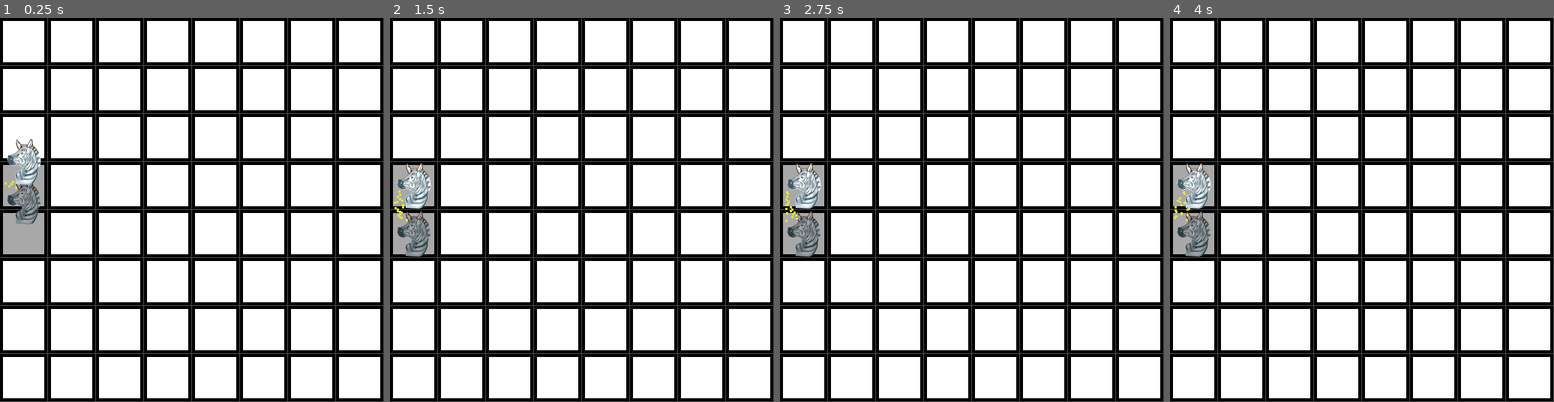
Above: before the commit, frames 1-4 (left to right).
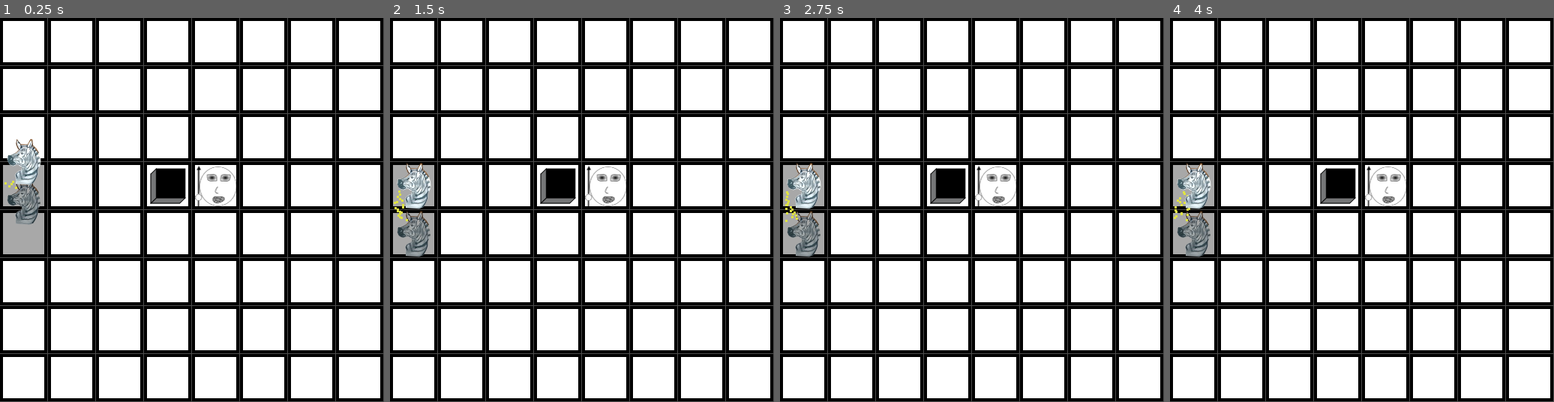
Above: after the commit, the same moments.

Repository: drarbego/caballos-de-ajedrez
Game: Godot game, scene res://Board.tscn
Same seed, same stepped clock (60 frames per second), same inputs: the game is played once before the commit and once after it.
Inputs (mouse positions are in pixels of both pictures, inside the frame that each line leads up to):
- Up to frame 1 (0.25 s): no input
- Up to frame 2 (1.5 s): click (413, 41) at 0.52 s; click (413, 41) at 1.27 s
- Up to frame 3 (2.75 s): click (803, 41) at 2.02 s
- Up to frame 4 (4 s): no input

The runs differ from the first frame. In frame 1, 1.2% of the frame differs, in the area x 39-62%, y 38-50%; in frame 2, 1.2%; in frame 3, 1.2%; in frame 4, 1.2%.

Commit message:
wip add switch and hunter enemy sprites

Diff:
--- a/Board.gd
+++ b/Board.gd
@@ -2,6 +2,8 @@
 
 const Knight = preload("res://Knight.tscn")
 const Tile = preload("res://Tile.tscn")
+const Switch = preload("res://Switch.tscn")
+const Hunter = preload("res://Hunter.tscn")
 
 var board_tiles = Vector2(8, 8)
 
@@ -17,21 +19,7 @@
 			tile.connect("pressed", self, "on_tile_pressed")
 			$Tiles.add_child(tile)
 
-	var tile_black = self.get_tile(Vector2(0, 4))
-	self.black_knight = Knight.instance().init(tile_black, Color.darkgray)
-	$Pieces.add_child(self.black_knight)
-	self.black_knight.set_tile(tile_black)
-	tile_black.set_piece(self.black_knight)
-
-
-	var tile_white = self.get_tile(Vector2(0, 3))
-	self.white_knight = Knight.instance().init(tile_white, Color.white)
-	$Pieces.add_child(self.white_knight)
-	self.white_knight.set_tile(tile_white)
-	tile_white.set_piece(self.white_knight)
-
-	self.current_piece = self.black_knight
-	self.black_knight.set_active(true)
+	self.initialize_board()
 
 func get_tile(pos: Vector2):
 	var tile_name = str(pos.x) + "_" + str(pos.y)
@@ -52,3 +40,28 @@
 	self.current_piece.set_active(false)
 	self.current_piece = self.black_knight if self.current_piece == self.white_knight else self.white_knight
 	self.current_piece.set_active(true)
+
+func initialize_board():
+	var tile_black = self.get_tile(Vector2(0, 4))
+	self.black_knight = Knight.instance().init(tile_black, Color.darkgray)
+	$Pieces.add_child(self.black_knight)
+	self.black_knight.set_tile(tile_black)
+	tile_black.set_piece(self.black_knight)
+
+
+	var tile_white = self.get_tile(Vector2(0, 3))
+	self.white_knight = Knight.instance().init(tile_white, Color.white)
+	$Pieces.add_child(self.white_knight)
+	self.white_knight.set_tile(tile_white)
+	tile_white.set_piece(self.white_knight)
+
+	self.current_piece = self.black_knight
+	self.black_knight.set_active(true)
+
+	var tile = self.get_tile(Vector2(3, 3))
+	var switch = Switch.instance()
+	tile.set_content(switch)
+
+	tile = self.get_tile(Vector2(4, 3))
+	var hunter = Hunter.instance()
+	tile.set_content(hunter)
--- a/Board.tscn
+++ b/Board.tscn
@@ -7,4 +7,6 @@
 
 [node name="Tiles" type="Node2D" parent="."]
 
+[node name="Enemies" type="Node2D" parent="."]
+
 [node name="Pieces" type="Node2D" parent="."]
--- /dev/null
+++ b/Hunter.tscn
@@ -0,0 +1,8 @@
+[gd_scene load_steps=2 format=2]
+
+[ext_resource path="res://hunter.png" type="Texture" id=1]
+
+[node name="Hunter" type="Node2D"]
+
+[node name="Sprite" type="Sprite" parent="."]
+texture = ExtResource( 1 )
--- /dev/null
+++ b/Switch.tscn
@@ -0,0 +1,8 @@
+[gd_scene load_steps=2 format=2]
+
+[ext_resource path="res://switch.png" type="Texture" id=1]
+
+[node name="Switch" type="Node2D"]
+
+[node name="Sprite" type="Sprite" parent="."]
+texture = ExtResource( 1 )
--- a/Tile.gd
+++ b/Tile.gd
@@ -30,3 +30,9 @@
 
 func _process(delta):
 	$TextureButton.modulate = Color.white if self.is_active else Color.darkgray
+
+func set_content(node_content):
+	for child in $Content.get_children():
+		child.queue_free()
+
+	$Content.add_child(node_content)
--- a/Tile.tscn
+++ b/Tile.tscn
@@ -12,4 +12,8 @@
 "_edit_use_anchors_": false
 }
 
+[node name="Content" type="Position2D" parent="."]
+position = Vector2( 32, 32 )
+z_index = 2
+
 [connection signal="pressed" from="TextureButton" to="." method="_on_pressed"]
Binary file added: hunter.png
Binary file added: switch.png
Not shown, changed: .gitignore
